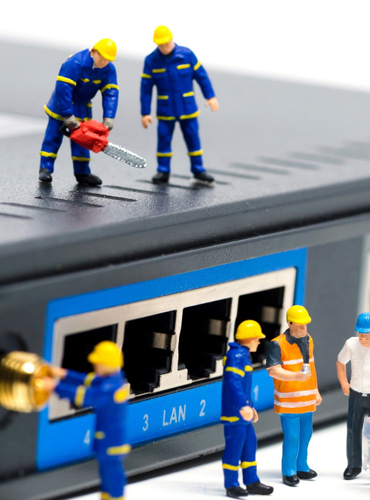
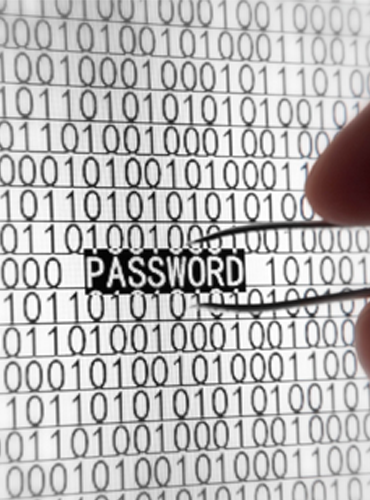
Two versions of the same layered image (370x500). Layer-by-layer changes:
painted on "Layer 1" over [0, 0, 370, 500]
